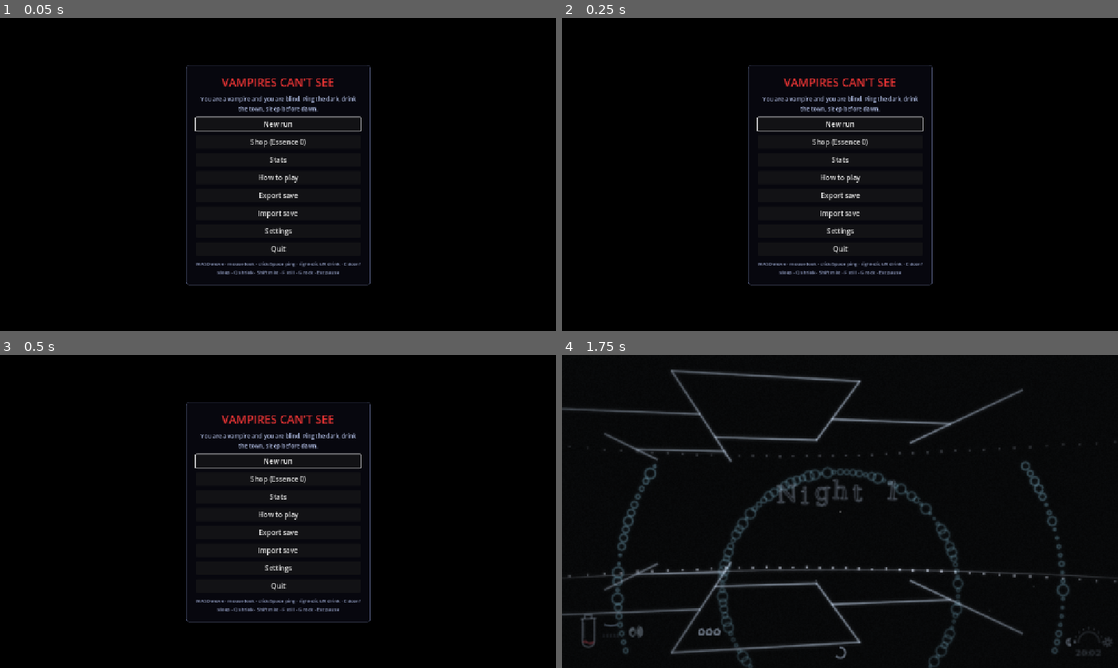
Above: before the commit, frames 1-4 (two rows, left to right).
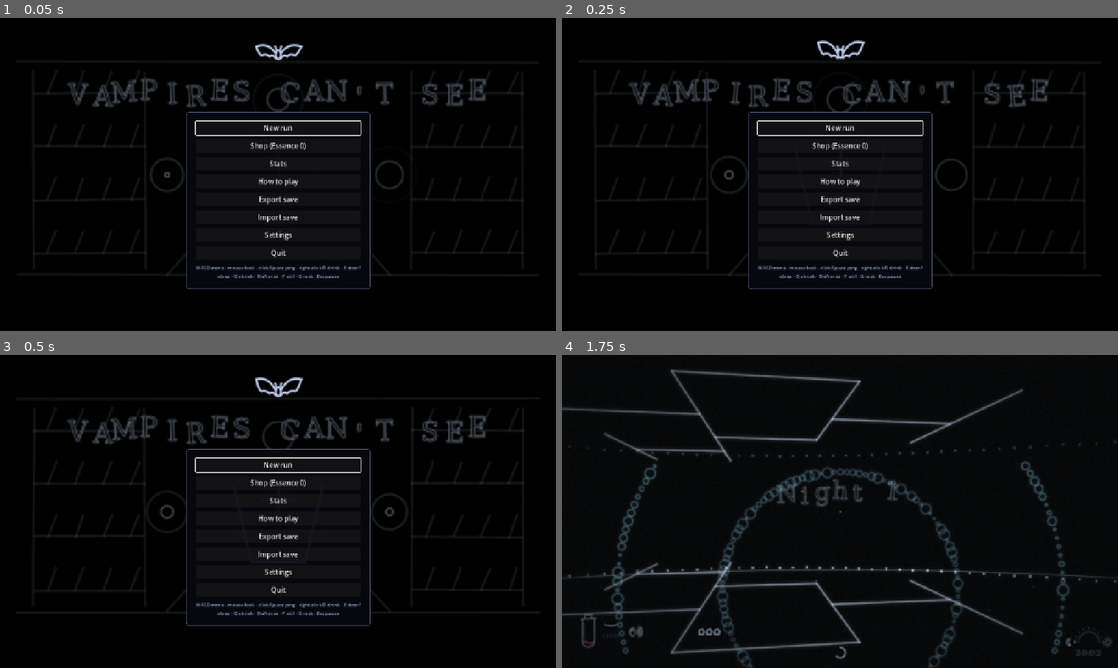
Above: after the commit, the same moments.

Repository: joshfryart/vampires-cant-see
Game: Godot game, scene res://main.tscn
Two runs of this game, one before a commit and one after it. Both use one fixed random seed, a clock stepped at 60 frames per second and the inputs below.
Inputs (mouse positions are in pixels of both pictures, inside the frame that each line leads up to):
- Up to frame 1 (0.05 s): no input
- Up to frame 2 (0.25 s): no input
- Up to frame 3 (0.5 s): no input
- Up to frame 4 (1.75 s): click "New run" at 0.5 s; tap Enter at 1.25 s; move the mouse to (867, 511) at 1.27 s; hold W from 1.28 s (still down); hold R from 1.28 s (still down); click (867, 511) at 1.42 s; tap Space at 1.52 s

The runs differ from the first frame. In frame 1, 5.9% of the frame differs, in the area x 5-95%, y 8-87%; in frame 2, 6.0%, in the area x 5-95%, y 7-87%; in frame 3, 5.9%; in frame 4, nothing differs.

Commit message:
Godot port: crypt title screen with boiling title and bat, menu placed below it
Co-Authored-By: Claude Sonnet 5.5 <noreply@anthropic.com>

Diff:
--- a/___VERSION__GODOT___VERSION___/project/game/game.gd
+++ b/___VERSION__GODOT___VERSION___/project/game/game.gd
@@ -145,6 +145,8 @@
 var frame_no: int = 0
 var mouse_dx: float = 0.0
 var step_timer: float = 0.0
+## Seconds on the title screen (drives the crypt backdrop and the title boil).
+var title_t: float = 0.0
 ## Head bob (js updateBob): amplitude ramp, walk cycle phase and the resulting vertical offset in 640x360 pixels.
 var bob_amp: float = 0.0
 var walk_phase: float = 0.0
@@ -569,6 +571,8 @@
 	last_input = inp
 	var st0: String = state
 	if st0 == "title" or st0 == "paused" or st0 == "runend" or st0 == "error":
+		if st0 == "title":
+			title_t += dt
 		pressed.clear()
 		hud.set_state(self)
 		return
--- /dev/null
+++ b/___VERSION__GODOT___VERSION___/project/render/title_draw.gd
@@ -0,0 +1,77 @@
+class_name TitleDraw
+extends RefCounted
+## Ports drawTitle / drawTitleText from js/game.js: the crypt backdrop (render/icons.gd) with the quirky title on an uneven
+## baseline, boiling at 10 fps, and the flapping bat squiggle.
+
+
+## Stable pseudo-random 0..1 from an integer pair (for line boil).
+static func hash2(i: float, f: float) -> float:
+	var v: float = sin(i * 12.9898 + f * 78.233) * 43758.5453
+	return v - floorf(v)
+
+
+## Title backdrop and text. t = title time (0 with reduced motion), menu_up = the menu panel is showing (title lifts).
+static func draw(c: Canvas, w: float, h: float, t: float, reduced: bool, line_boil: bool, menu_up: bool) -> void:
+	c.global_alpha = 1.0
+	var tt: float = 3.3 if reduced else t
+	if Icons.draw_crypt_menu(c, w, h, tt):
+		c.global_alpha = 1.0
+		draw_text(c, w, h, 0.0 if reduced else t, -92.0 if menu_up else -92.0, reduced, line_boil)
+		return
+	c.fill_style = "#000"
+	c.fill_rect(0, 0, w, h)
+	draw_text(c, w, h, 0.0 if reduced else t, 0.0, reduced, line_boil)
+
+
+static func draw_text(c: Canvas, w: float, h: float, t: float, y_off: float, reduced: bool, line_boil: bool) -> void:
+	var boil: bool = not reduced and line_boil
+	var frame: int = (int(floor(t * 10.0)) % 4) if boil else 0
+	var text := "VAMPIRES CAN'T SEE"
+	c.save()
+	c.stroke_style = "#cfe3ff"
+	c.fill_style = "rgba(207, 227, 255, 0.12)"
+	c.line_width = 1.4
+	c.font_px = 30.0
+	c.font_bold = true
+	c.text_align = "center"
+	var adv := 27.0
+	var x0: float = w / 2.0 - ((text.length() - 1) * adv) / 2.0
+	for i in text.length():
+		var ch: String = text[i]
+		if ch == " ":
+			continue
+		var j: float = 1.1 if boil else 0.0
+		var dx: float = (hash2(i, frame) - 0.5) * 2.0 * j
+		var dy: float = (hash2(i + 40, frame) - 0.5) * 2.0 * j
+		var rot: float = (hash2(i + 80, frame) - 0.5) * 0.1 * (1.0 if boil else 0.0)
+		var base: float = sin(i * 1.7) * 3.2 + (hash2(i, 9) - 0.5) * 3.0
+		c.save()
+		c.translate(x0 + i * adv + dx, h / 2.0 + y_off + base + dy)
+		c.rotate(rot + sin(i * 2.3) * 0.05)
+		c.fill_text(ch, 0, 0)
+		c.stroke_text(ch, 0, 0)
+		c.restore()
+	# bat squiggle: two scalloped wings and a tiny body
+	var flap: float = sin(t * 4.0) * 5.0 if (boil or not reduced) else 0.0
+	var bx: float = w / 2.0
+	var by: float = h / 2.0 + y_off - 48.0
+	var jit := func(k: float) -> float: return (hash2(k, frame + 17) - 0.5) * 1.6 if boil else 0.0
+	c.line_width = 1.2
+	c.global_alpha = 0.9
+	c.begin_path()
+	for side in [-1.0, 1.0]:
+		c.move_to(bx + side * 3.0, by)
+		c.quad_to(bx + side * 12.0, by - 12.0 - flap + jit.call(1.0), bx + side * 26.0 + jit.call(2.0), by - 6.0 - flap * 1.4)
+		c.quad_to(bx + side * 22.0, by + 1.0 + jit.call(3.0), bx + side * 19.0, by + 3.0 - flap * 0.4)
+		c.quad_to(bx + side * 14.0, by - 1.0 + jit.call(4.0), bx + side * 10.0, by + 4.0)
+		c.quad_to(bx + side * 6.0, by + 1.0, bx + side * 3.0, by + 6.0)
+	c.stroke()
+	c.begin_path()
+	c.ellipse(bx, by + 1.0 + jit.call(5.0), 3.0, 5.0, 0.0, 0.0, TAU)
+	c.move_to(bx - 2.5, by - 4.0)
+	c.line_to(bx - 3.5, by - 8.0)
+	c.move_to(bx + 2.5, by - 4.0)
+	c.line_to(bx + 3.5, by - 8.0)
+	c.stroke()
+	c.restore()
+	c.global_alpha = 1.0
--- a/___VERSION__GODOT___VERSION___/project/tests/scenarios/menu_shots.gd
+++ b/___VERSION__GODOT___VERSION___/project/tests/scenarios/menu_shots.gd
@@ -8,6 +8,6 @@
 
 func step(g: Node, _delta: float) -> Dictionary:
 	if g.frame_no == 25:
-		g.menus._view = "guide"
+		g.menus._view = "main"
 		g.menus.sync(g)
 	return {}
--- a/___VERSION__GODOT___VERSION___/project/ui/hud_view.gd
+++ b/___VERSION__GODOT___VERSION___/project/ui/hud_view.gd
@@ -36,7 +36,11 @@
 		_vignette = 0.3 if g.drink != null else 0.0
 	_dawn = n.dawn_k() if n != null else 0.0
 	_fade = g.fade_amount()
-	if g.state == "title" or g.state == "runend" or g.state == "boon" or g.state == "gift":
+	if g.state == "title":
+		TitleDraw.draw(canvas, 640.0, 360.0, g.title_t, g.reduced, g.cfg["lineBoil"] == true, true)
+		queue_redraw()
+		return
+	if g.state == "runend" or g.state == "boon" or g.state == "gift":
 		queue_redraw()
 		return
 	var wiping: bool = g.transition != null and g.wipe_k > 0.0
--- a/___VERSION__GODOT___VERSION___/project/ui/menus.gd
+++ b/___VERSION__GODOT___VERSION___/project/ui/menus.gd
@@ -33,6 +33,32 @@
 	_panel.visible = false
 
 
+## Main title menu sits below the drawn title; every other panel is centred.
+func _place(below_title: bool) -> void:
+	_panel.grow_horizontal = Control.GROW_DIRECTION_BOTH
+	if below_title:
+		_panel.anchor_left = 0.5
+		_panel.anchor_right = 0.5
+		_panel.anchor_top = 0.0
+		_panel.anchor_bottom = 0.0
+		_panel.grow_vertical = Control.GROW_DIRECTION_END
+		_panel.offset_left = -210.0
+		_panel.offset_right = 210.0
+		_panel.offset_top = 215.0
+		_panel.offset_bottom = 215.0
+	else:
+		_panel.anchor_left = 0.5
+		_panel.anchor_right = 0.5
+		_panel.anchor_top = 0.5
+		_panel.anchor_bottom = 0.5
+		_panel.grow_vertical = Control.GROW_DIRECTION_BOTH
+		_panel.offset_left = -210.0
+		_panel.offset_right = 210.0
+		_panel.offset_top = 0.0
+		_panel.offset_bottom = 0.0
+	_panel.reset_size.call_deferred()
+
+
 func _clear() -> void:
 	for c in _box.get_children():
 		_box.remove_child(c)
@@ -93,6 +119,7 @@
 func _build_title() -> void:
 	_clear()
 	_panel.visible = true
+	_place(_view == "main")
 	match _view:
 		"settings":
 			_build_settings()
@@ -106,8 +133,6 @@
 		"guide":
 			_build_guide()
 			return
-	_label("VAMPIRES CAN'T SEE", 26, Color(0.9, 0.2, 0.2))
-	_label("You are a vampire and you are blind. Ping the dark, drink the town, sleep before dawn.", 13, Color(0.7, 0.75, 0.9))
 	for n in _g.flow.notices:
 		_label(n, 12, Color(1.0, 0.8, 0.4))
 	_g.flow.notices.clear()
@@ -186,6 +211,7 @@
 func _build_pause() -> void:
 	_clear()
 	_panel.visible = true
+	_place(false)
 	if _view == "settings":
 		_build_settings()
 		return
@@ -211,6 +237,7 @@
 func _build_choice(title: String, ids: Variant, boon: bool) -> void:
 	_clear()
 	_panel.visible = true
+	_place(false)
 	_label(title, 22, Color(0.9, 0.85, 0.5))
 	if ids == null:
 		return
@@ -242,6 +269,7 @@
 func _build_runend() -> void:
 	_clear()
 	_panel.visible = true
+	_place(false)
 	var r: Dictionary = _g.flow.run_result
 	_label(str(r.get("title", "Run over")), 24, Color(0.9, 0.3, 0.3) if r.get("kind") == "lost" else Color(0.5, 0.9, 0.6))
 	_label(str(r.get("message", "")), 15)
Not shown, added: ___VERSION__GODOT___VERSION___/project/render/title_draw.gd.uid
Not shown, added: ___VERSION__GODOT___VERSION___/project/tests/parity/test_figure_vol_parity.gd.uid
Not shown, added: ___VERSION__GODOT___VERSION___/project/tests/scenarios/warm_halo.gd.uid
